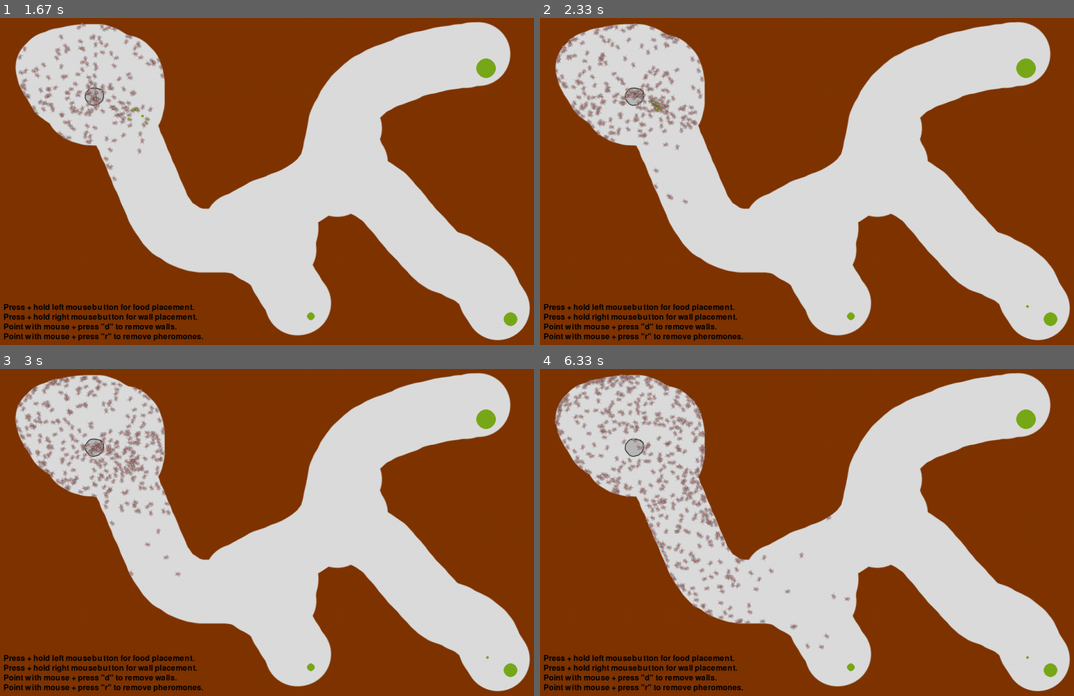
Above: before the commit, frames 1-4 (two rows, left to right).
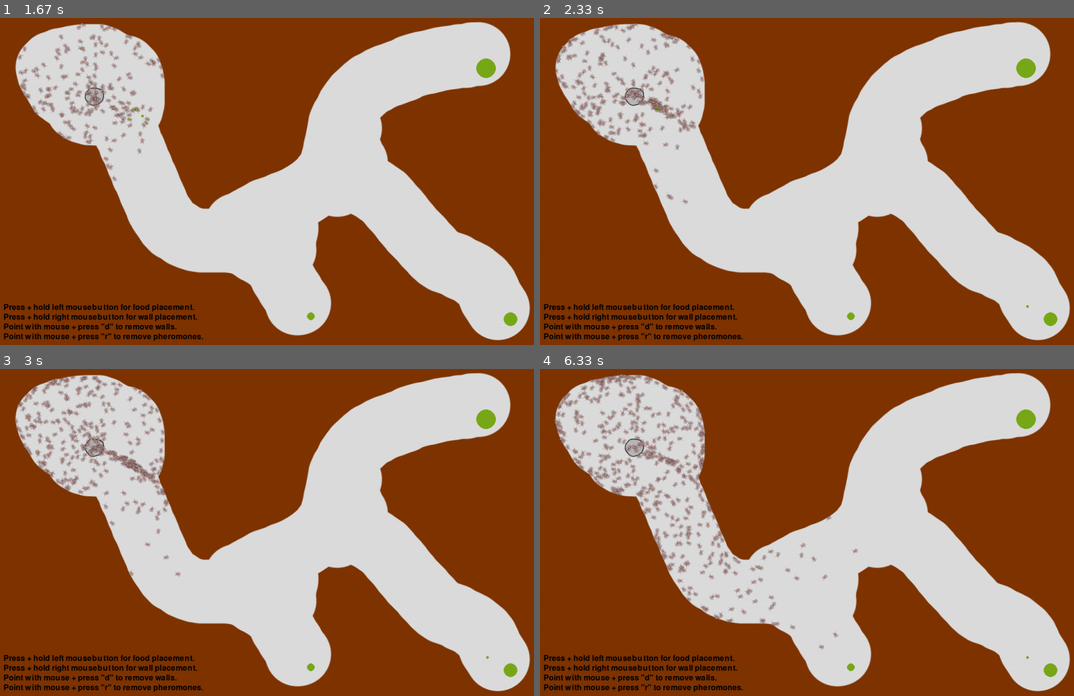
Above: after the commit, the same moments.

Repository: wschopohl/fuh-ants
Game: pygame game, started from Wieland/MainAntSimulation.py
Two runs of this game, one before a commit and one after it. Both use one fixed random seed, a clock stepped at 60 frames per second and the inputs below.
Inputs (mouse positions are in pixels of both pictures, inside the frame that each line leads up to):
- Up to frame 1 (1.67 s): move the mouse to (256, 194) at 0.37 s; click (144, 116) at 1.38 s
- Up to frame 2 (2.33 s): click (1025, 305) at 1.72 s
- Up to frame 3 (3 s): no input
- Up to frame 4 (6.33 s): no input

Frame 1 is identical in both runs. In frame 2, 0.5% of the frame differs, in the area x 16-30%, y 18-36%; in frame 3, 1.4%; in frame 4, 4.4%, in the area x 2-60%, y 1-86%.

Commit message:
fixed_numpy_radius

Diff:
--- a/Wieland/PheromoneMapNumpy.py
+++ b/Wieland/PheromoneMapNumpy.py
@@ -19,12 +19,12 @@
 
         for x in range(self.sens_weight.shape[0]):
             for y in range(self.sens_weight.shape[1]):
-                if x==y==Config.AntSenseRadiusNumpy:
+                if x==y==self.sense_radius:
                     self.sens_weight[x,y,0] = 1
                     self.sens_weight[x,y,1] = 0
                 else:
                     self.sens_weight[x,y,0] = 1#1/((Config.AntSenseRadiusNumpy-x)**2+(y-Config.AntSenseRadiusNumpy)**2)**0.5
-                    self.sens_weight[x,y,1] = np.arctan2(-(y-Config.AntSenseRadiusNumpy),(x-Config.AntSenseRadiusNumpy))/np.pi*180
+                    self.sens_weight[x,y,1] = np.arctan2(-(y-self.sense_radius),(x-self.sense_radius))/np.pi*180
 
 
     def add(self, pheromone):
